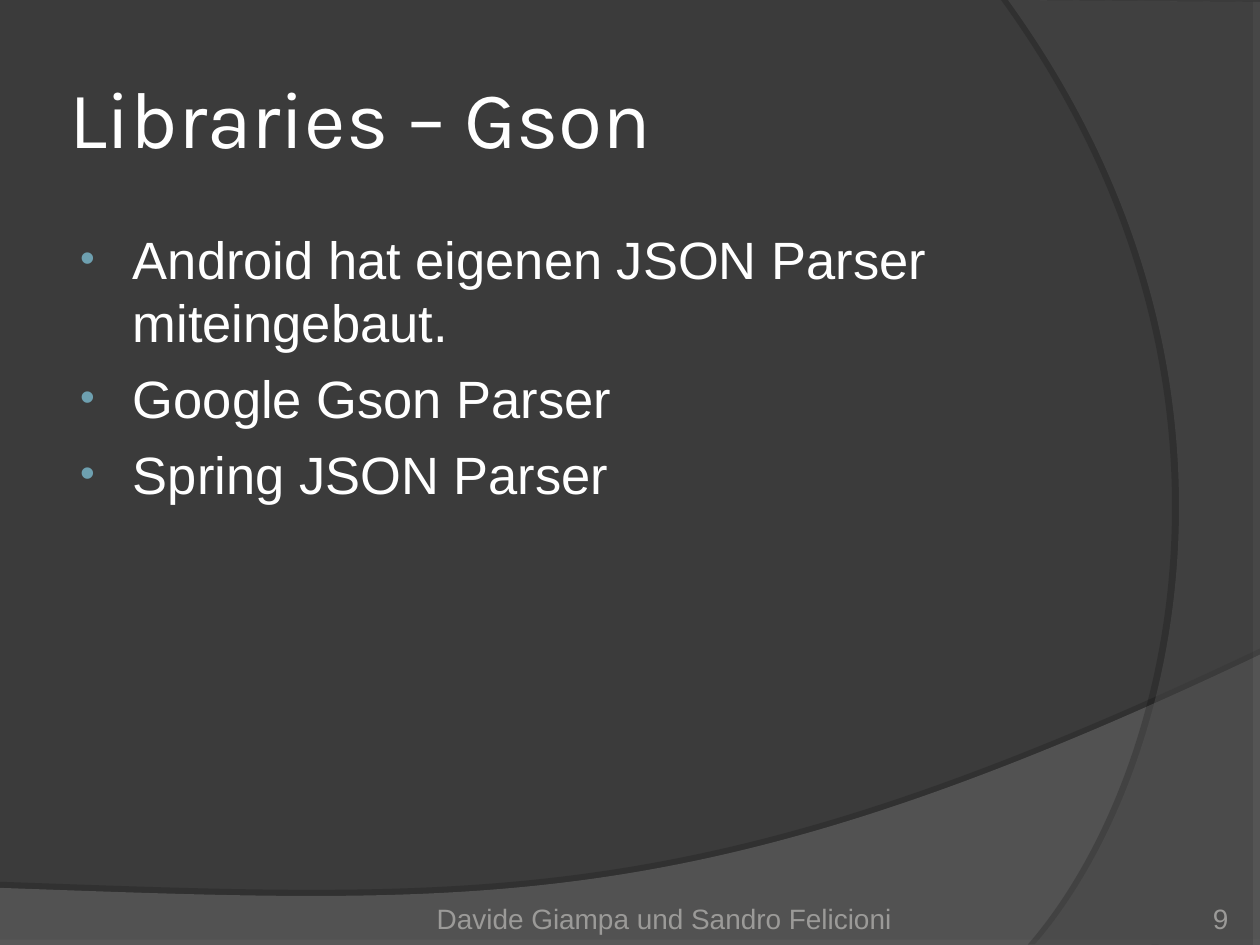
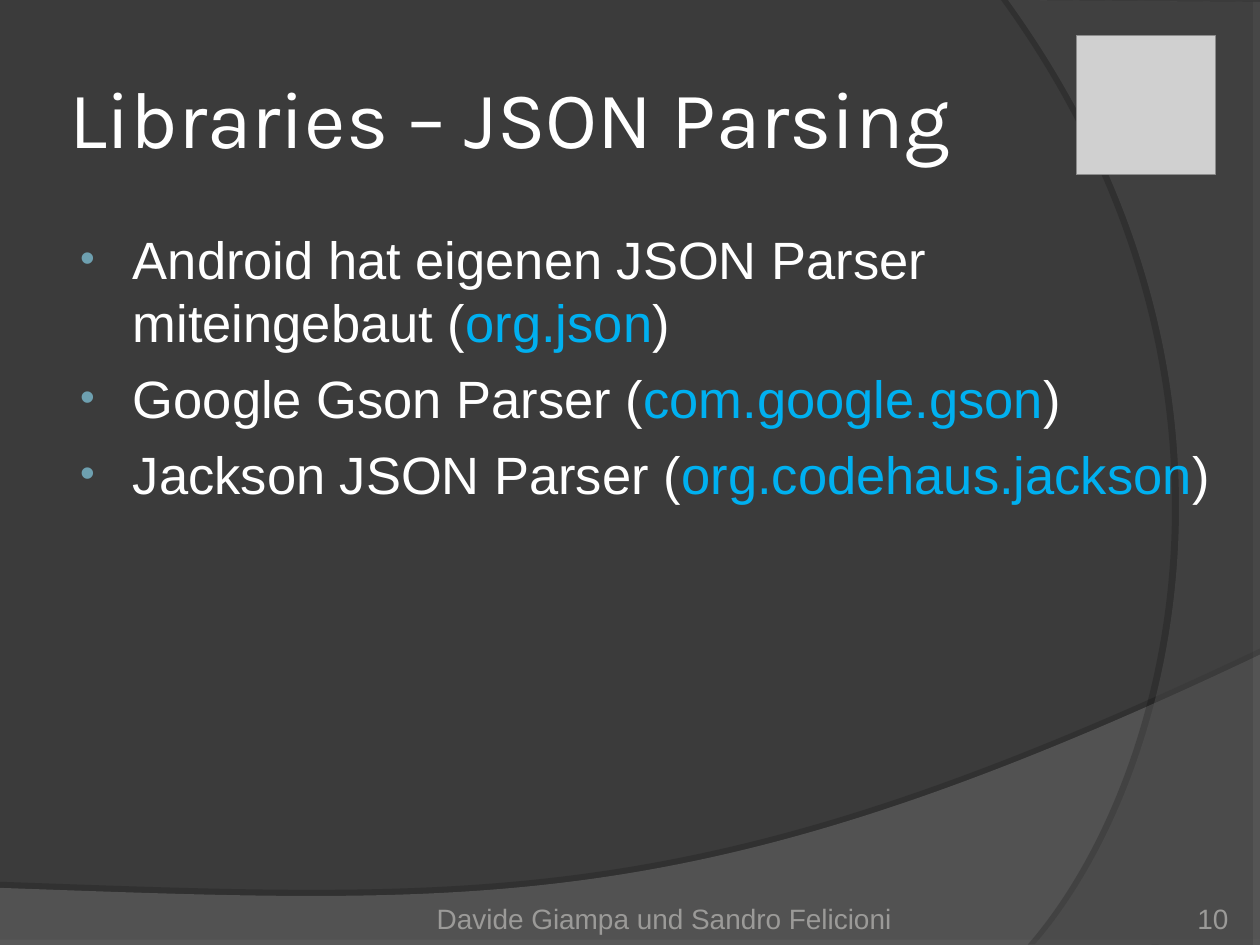
Before and after one commit to Mr-Slash/TrailDevils, a slide deck: slide 10 of doc/01_Project Management/TrailDevils-final.ppt (slide 9 before the commit). Drawn at 1260x945 pixels with LibreOffice and Linux fonts; fonts in the diff are those of the drawing; grey boxes stand for pictures. Boxes give left, top, right and bottom in pixels: in the first picture for what was removed or moved away, otherwise in the second. Text is boxed around its words. In the diff, an @@ line names an element or a change of style, - is before the commit and + after.

Commit message:
updated presentation

```diff
--- a/doc/01_Project Management/TrailDevils-final.ppt
+++ b/doc/01_Project Management/TrailDevils-final.ppt
@@ picture added at (1076,35,1215,174) @@
@@ title at (69,92,950,168): text changed @@
-Libraries – Gson
+Libraries – JSON Parsing
@@ text at (133,241,1209,505): text changed @@
-• Android hat eigenen JSON Parser miteingebaut.
-• Google Gson Parser
-• Spring JSON Parser
+• Android hat eigenen JSON Parser miteingebaut (org.json)
+• Google Gson Parser (com.google.gson)
+• Jackson JSON Parser (org.codehaus.jackson)
@@ page number at (1197,910,1228,929): text changed @@
-9
+10
```
Also in this commit, not shown: 10 other slides changed, 9 slides added.
